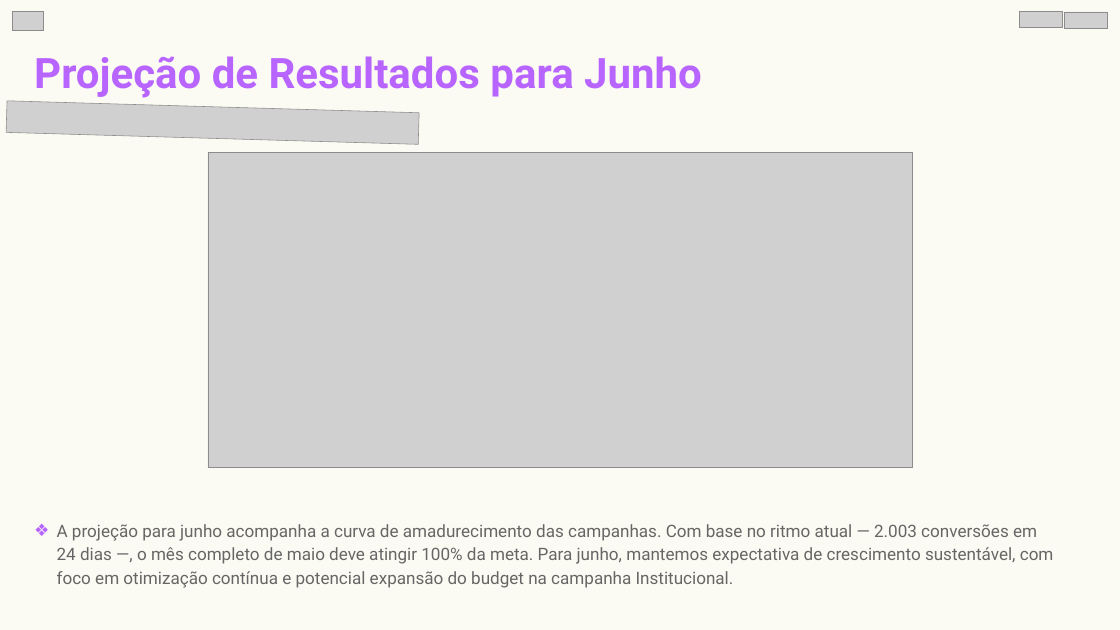
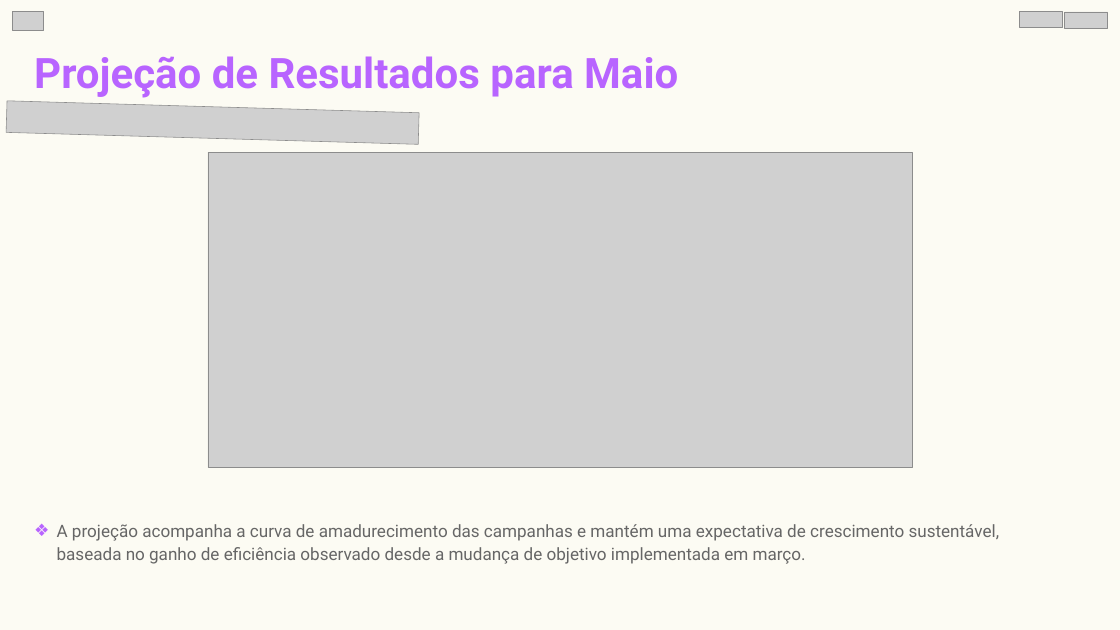
Before and after one commit to nataliamotoshima-sketch/ablab-reports, a slide deck: slide 10 of public/template.pptx. Drawn at 1120x630 pixels with LibreOffice and Linux fonts; fonts in the diff are those of the drawing; grey boxes stand for pictures. Boxes give left, top, right and bottom in pixels: in the first picture for what was removed or moved away, otherwise in the second. Text is boxed around its words. In the diff, an @@ line names an element or a change of style, - is before the commit and + after.

```diff
--- a/public/template.pptx
+++ b/public/template.pptx
@@ text at [34,56,678,98]: text changed @@
-Projeção de Resultados para Junho
+Projeção de Resultados para Maio
@@ text at [57,524,1000,564]: text changed @@
-❖ A projeção para junho acompanha a curva de amadurecimento das campanhas. Com base no ritmo atual — 2.003 conversões em 24 dias —, o mês completo de maio deve atingir 100% da meta. Para junho, mantemos expectativa de crescimento sustentável, com foco em otimização contínua e potencial expansão do budget na campanha Institucional.
+❖ A projeção acompanha a curva de amadurecimento das campanhas e mantém uma expectativa de crescimento sustentável, baseada no ganho de eficiência observado desde a mudança de objetivo implementada em março.
```
Also in this commit, not shown: 9 other slides changed.
